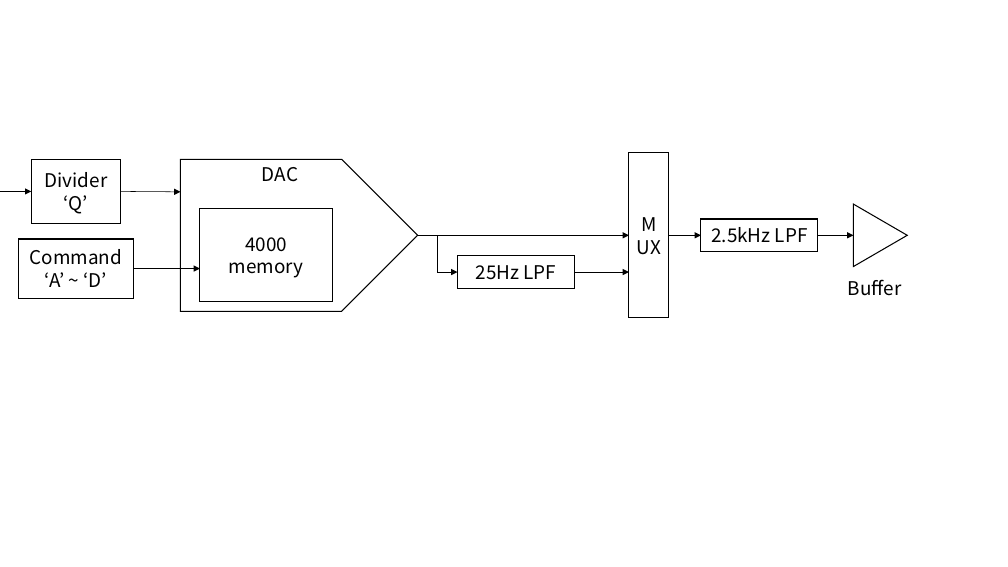
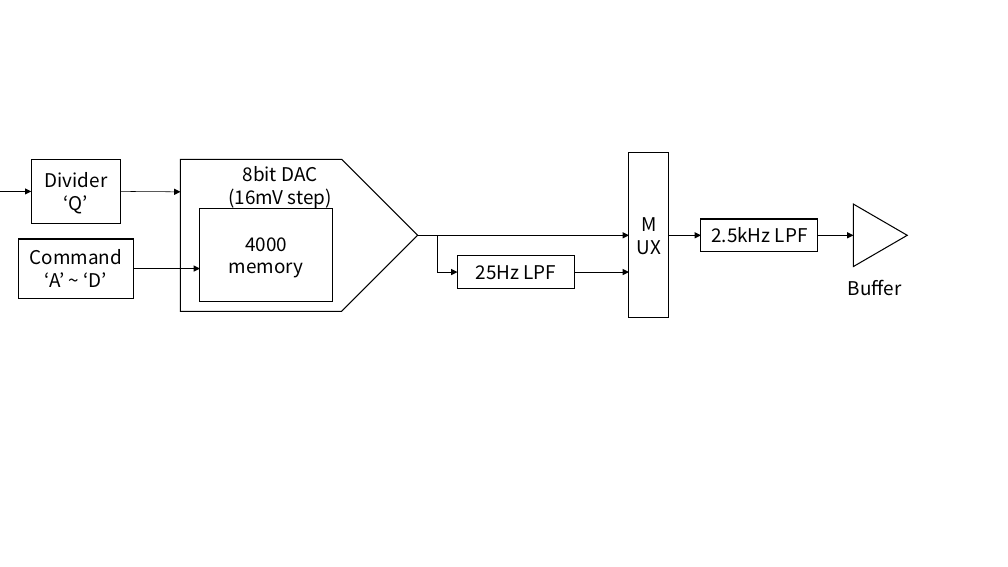
Before and after one commit to anseen-inc/VG01, a slide deck: slide 1 of data/20230221_blocks.pptx. Drawn at 1008x567 pixels with LibreOffice and Linux fonts; fonts in the diff are those of the drawing. Boxes give left, top, right and bottom in pixels: in the first picture for what was removed or moved away, otherwise in the second. Text is boxed around its words. In the diff, an @@ line names an element or a change of style, - is before the commit and + after.

```diff
--- a/data/20230221_blocks.pptx
+++ b/data/20230221_blocks.pptx
@@ text in pentagon arrow at [228,166,332,209]: text changed @@
-DAC
+8bit DAC
+(16mV step)
```
Also in this commit, not shown: 2 other files.
